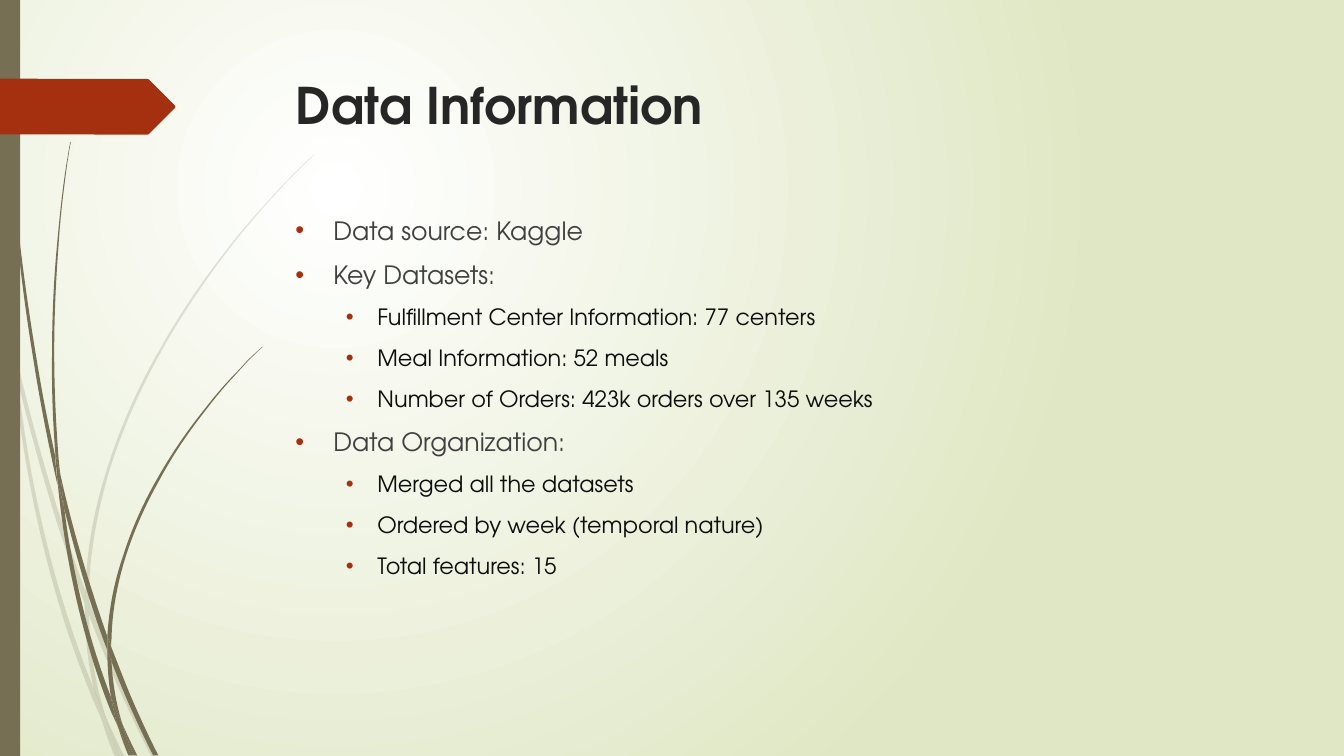
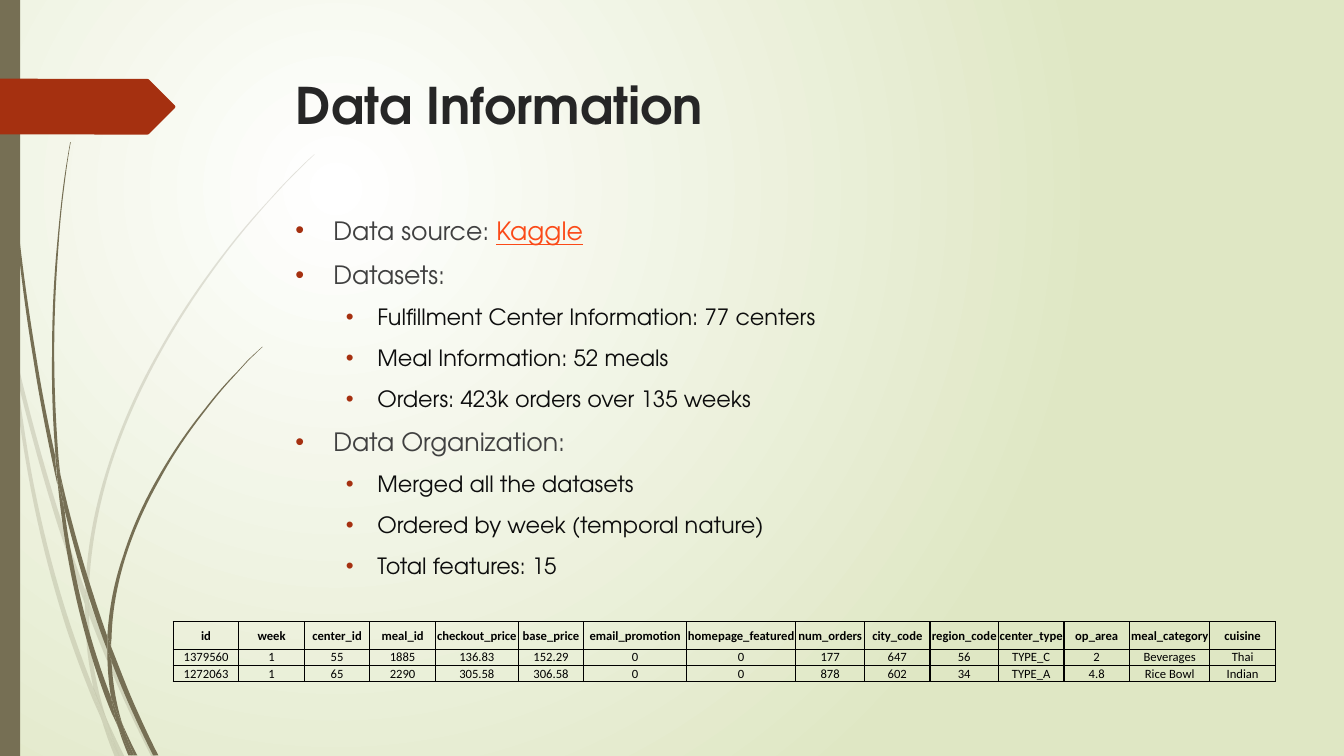
Before and after one commit to arezoo396/Capstone2-Food-Demand-Forecasting, a slide deck: slide 3 of Reports/Capstone2_Final_Slides.pptx (slide 4 before the commit). Drawn at 1344x756 pixels with LibreOffice and Linux fonts; fonts in the diff are those of the drawing. Boxes give left, top, right and bottom in pixels: in the first picture for what was removed or moved away, otherwise in the second. Text is boxed around its words. In the diff, an @@ line names an element or a change of style, - is before the commit and + after.

```diff
--- a/Reports/Capstone2_Final_Slides.pptx
+++ b/Reports/Capstone2_Final_Slides.pptx
@@ text at [333,221,583,246]: text colour #404040 to #FB4A18, underline on in "Kaggle" @@
@@ text at [333,265,445,285]: text changed @@
-• Key Datasets:
+• Datasets:
@@ text at [377,390,751,408]: text changed @@
-  • Number of Orders: 423k orders over 135 weeks
+  • Orders: 423k orders over 135 weeks
@@ table added at [173,622,1276,684], 3 rows, 15 columns @@
+id | week | center_id | meal_id | checkout_price | base_price | email_promotion | homepage_featured | num_orders | city_code | region_code | center_type | op_area | meal_category | cuisine
+1379560 | 1 | 55 | 1885 | 136.83 | 152.29 | 0 | 0 | 177 | 647 | 56 | TYPE_C | 2 | Beverages | Thai
+1272063 | 1 | 65 | 2290 | 305.58 | 306.58 | 0 | 0 | 878 | 602 | 34 | TYPE_A | 4.8 | Rice Bowl | Indian
```
Also in this commit, not shown: 14 other slides changed, 4 slides added, 1 slide removed.
